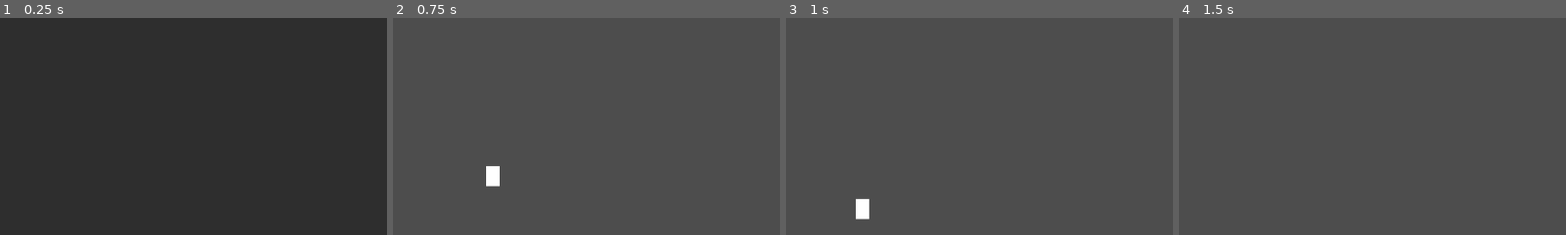
Above: before the commit, frames 1-4 (left to right).
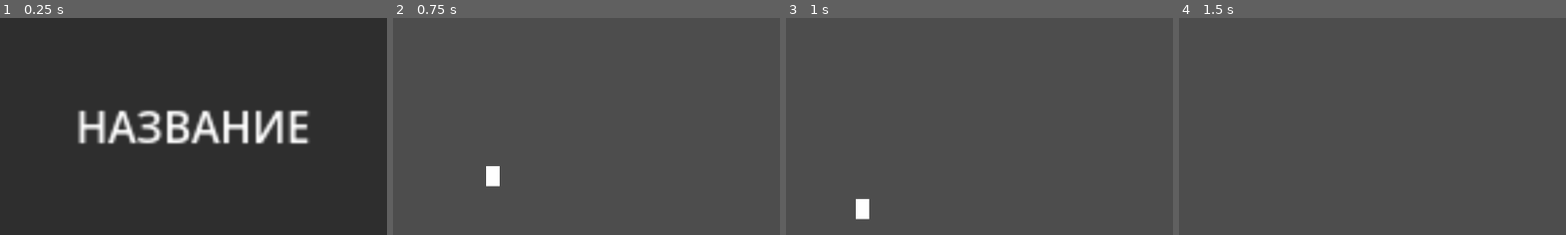
Above: after the commit, the same moments.

Repository: OVERKODE/2D-Platformer
Game: Godot game, scene res://SCENES/MENU.tscn
The game is run twice, just before and just after one commit, with the same random seed, the same clock (stepped at 60 frames per second) and the same inputs. The project has no main scene, so this scene is started directly.
Inputs (mouse positions are % of the whole screen's width and height, from its top left):
- Up to frame 1 (0.25 s): no input
- Up to frame 2 (0.75 s): click (57, 77) at 0.5 s
- Up to frame 3 (1 s): no input
- Up to frame 4 (1.5 s): no input
The pictures show only the part of the screen within x 31-81%, y 10-60%; the shares and areas given below are measured in that part.

The runs differ from the first frame. In frame 1, 5.8% of the frame differs, in the area x 20-80%, y 42-59%; in frame 2, nothing differs; in frame 3, nothing differs; in frame 4, nothing differs.

Commit message:
pause menu

Diff:
--- a/SCENES/MENU.tscn
+++ b/SCENES/MENU.tscn
@@ -1,7 +1,9 @@
-[gd_scene load_steps=3 format=3 uid="uid://wnp4onlxx1tj"]
+[gd_scene load_steps=4 format=3 uid="uid://wnp4onlxx1tj"]
 
 [ext_resource type="Script" path="res://SCRIPTS/menu.gd" id="1_jkp7g"]
 [ext_resource type="Texture2D" uid="uid://c0fsum72cs824" path="res://RESOURCES/SPRITES/start.png" id="2_wkj0n"]
+
+[sub_resource type="LabelSettings" id="LabelSettings_7ckwo"]
 
 [node name="menu" type="Node2D"]
 script = ExtResource("1_jkp7g")
@@ -29,4 +31,16 @@
 scale = Vector2(1.5, 1.5)
 icon = ExtResource("2_wkj0n")
 
+[node name="name" type="Label" parent="panel"]
+layout_mode = 0
+offset_left = 473.0
+offset_top = 174.0
+offset_right = 561.0
+offset_bottom = 199.0
+scale = Vector2(4, 4)
+text = "НАЗВАНИЕ"
+label_settings = SubResource("LabelSettings_7ckwo")
+horizontal_alignment = 1
+vertical_alignment = 1
+
 [connection signal="pressed" from="panel/Start" to="." method="_on_start_pressed"]
--- a/SCENES/lvl_1.tscn
+++ b/SCENES/lvl_1.tscn
@@ -1,7 +1,23 @@
-[gd_scene load_steps=2 format=3 uid="uid://ci46k0422hlae"]
+[gd_scene load_steps=4 format=3 uid="uid://ci46k0422hlae"]
 
+[ext_resource type="Script" path="res://SCRIPTS/manager.gd" id="1_gxs28"]
 [ext_resource type="PackedScene" uid="uid://bm1qbrii4t58t" path="res://SCENES/player.tscn" id="1_l2woy"]
+[ext_resource type="PackedScene" uid="uid://dtav7b5c2sle6" path="res://SCENES/pause.tscn" id="3_0fhan"]
 
 [node name="lvl1" type="Node2D"]
 
+[node name="MANAGER" type="Node" parent="."]
+script = ExtResource("1_gxs28")
+
 [node name="player" parent="." instance=ExtResource("1_l2woy")]
+
+[node name="pause" type="CanvasLayer" parent="."]
+process_mode = 2
+
+[node name="pause" parent="pause" instance=ExtResource("3_0fhan")]
+process_mode = 2
+
+[connection signal="pressed" from="pause/pause/panel/resume" to="MANAGER" method="_on_resume_pressed"]
+[connection signal="pressed" from="pause/pause/panel/to_main_menu" to="MANAGER" method="_on_to_main_menu_pressed"]
+
+[editable path="pause/pause"]
--- /dev/null
+++ b/SCENES/pause.tscn
@@ -0,0 +1,44 @@
+[gd_scene format=3 uid="uid://dtav7b5c2sle6"]
+
+[node name="pause" type="Control"]
+layout_mode = 3
+anchors_preset = 15
+anchor_right = 1.0
+anchor_bottom = 1.0
+grow_horizontal = 2
+grow_vertical = 2
+
+[node name="panel" type="Panel" parent="."]
+layout_mode = 0
+offset_left = 480.0
+offset_top = 200.0
+offset_right = 800.0
+offset_bottom = 562.0
+
+[node name="resume" type="Button" parent="panel"]
+layout_mode = 0
+offset_left = 80.0
+offset_top = 120.0
+offset_right = 240.0
+offset_bottom = 184.0
+text = "ПРОДОЛЖИТЬ"
+
+[node name="pause_l" type="Label" parent="panel"]
+layout_mode = 0
+offset_left = 112.0
+offset_top = 32.0
+offset_right = 192.0
+offset_bottom = 72.0
+scale = Vector2(1.2, 1.2)
+text = "ПАУЗА"
+horizontal_alignment = 1
+vertical_alignment = 1
+
+[node name="to_main_menu" type="Button" parent="panel"]
+layout_mode = 0
+offset_left = 80.0
+offset_top = 232.0
+offset_right = 280.0
+offset_bottom = 312.0
+scale = Vector2(0.8, 0.8)
+text = "ВЕРНУТЬСЯ В МЕНЮ"
--- /dev/null
+++ b/SCRIPTS/manager.gd
@@ -0,0 +1,28 @@
+extends Node
+
+@onready var pause = $"../pause/pause"
+
+var paused = false
+
+func _process(delta):
+	if Input.is_action_just_pressed("pause"):
+		paused = !paused
+
+	if paused:
+		Input.set_mouse_mode(Input.MOUSE_MODE_VISIBLE)
+		get_tree().paused = true
+		pause.show()
+	else:
+		Input.set_mouse_mode(Input.MOUSE_MODE_CAPTURED)
+		get_tree().paused = false
+		pause.hide()
+
+func _on_resume_pressed() -> void:
+	paused = false
+	Input.set_mouse_mode(Input.MOUSE_MODE_CAPTURED)
+	get_tree().paused = false
+	pause.hide()
+
+func _on_to_main_menu_pressed() -> void:
+	get_tree().paused = false
+	get_tree().change_scene_to_file("res://SCENES/MENU.tscn")
--- a/SCRIPTS/menu.gd
+++ b/SCRIPTS/menu.gd
@@ -1,5 +1,4 @@
 extends Node2D
-
 
 func _on_start_pressed() -> void:
 	get_tree().change_scene_to_file("res://SCENES/lvl_1.tscn")
Not shown: 1 places in SCENES/player.tscn that only renumber resources
